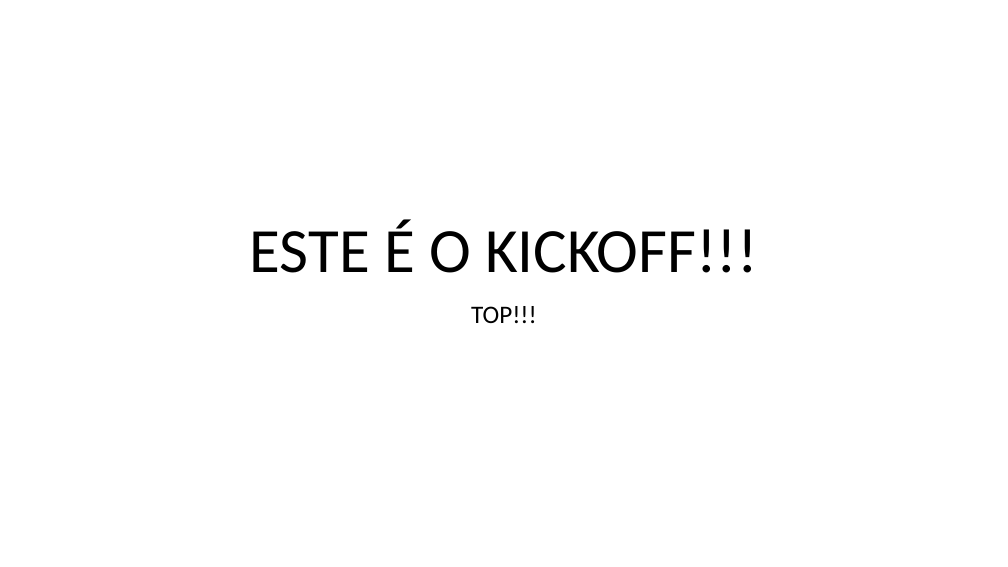
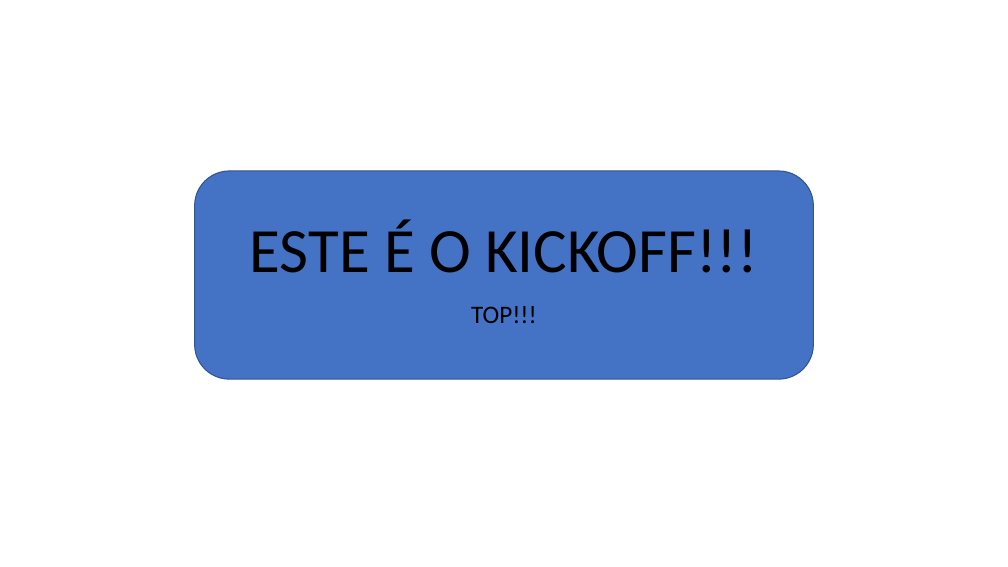
Before and after one commit to vruas/2TDSPF-exemploGIT-2024, a slide deck: slide 1 of PastaDocumento/Kickoff.pptx. Drawn at 1008x567 pixels with LibreOffice and Linux fonts; fonts in the diff are those of the drawing. Boxes give left, top, right and bottom in pixels: in the first picture for what was removed or moved away, otherwise in the second. Text is boxed around its words. In the diff, an @@ line names an element or a change of style, - is before the commit and + after.

Commit message:
Versão 2 do Kickoff com fundo azul

```diff
--- a/PastaDocumento/Kickoff.pptx
+++ b/PastaDocumento/Kickoff.pptx
@@ rounded rectangle added at (194, 171, 813, 379), fill #4472C4, outline #325491 1 pt @@
```
